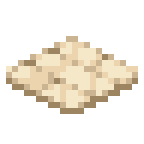
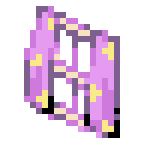
Two versions of the same layered image (144×144). Layer-by-layer changes:
added layer "Layer 9" above "Layer 8 copy" over [18, 6, 126, 138]
hid "Layer 8 copy", painted on it over [6, 30, 138, 120]
